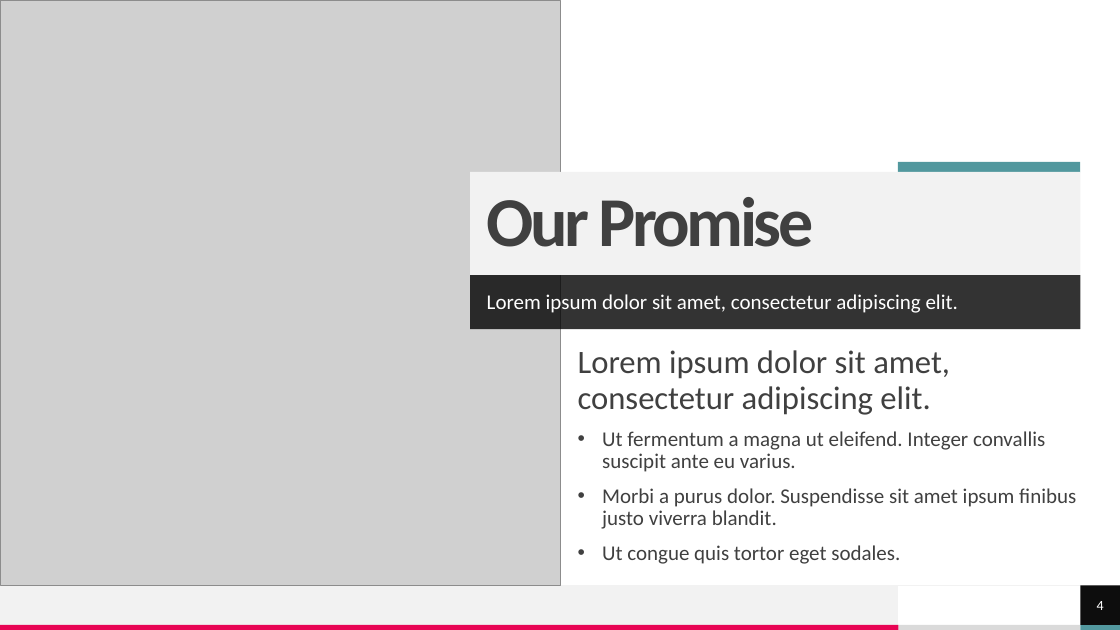
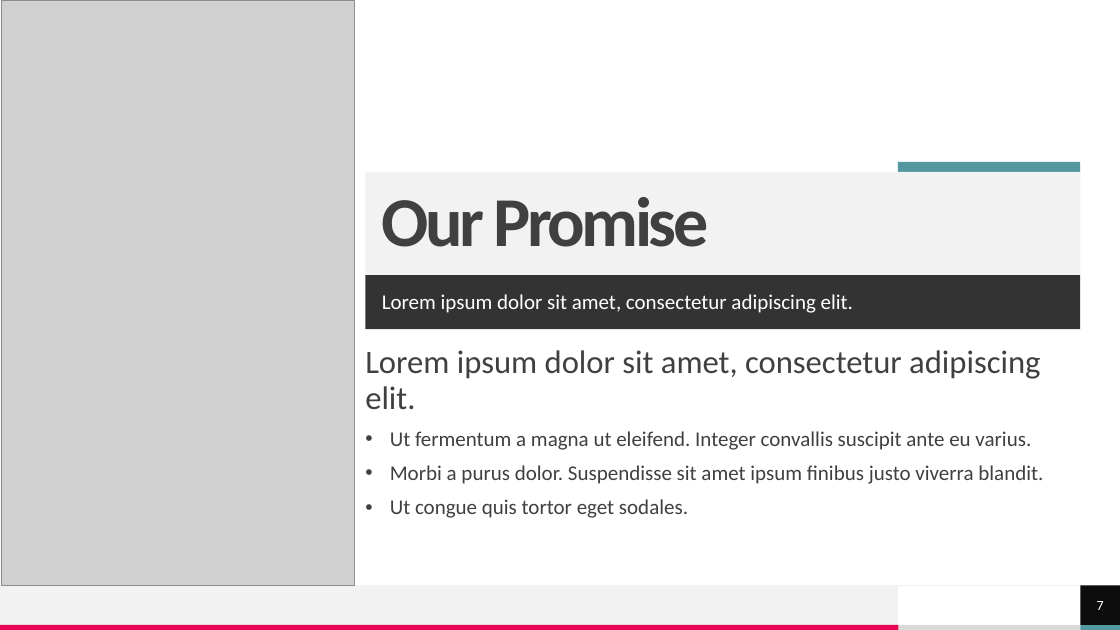
Before and after one commit to shadmehr/EmptyPython, a slide deck: slide 7 of How to build a team.pptx (slide 4 before the commit). Drawn at 1120x630 pixels with LibreOffice and Linux fonts; fonts in the diff are those of the drawing; grey boxes stand for pictures; background and template pictures are left out. Boxes give left, top, right and bottom in pixels: in the first picture for what was removed or moved away, otherwise in the second. Text is boxed around its words. In the diff, an @@ line names an element or a change of style, - is before the commit and + after.

```diff
--- a/How to build a team.pptx
+++ b/How to build a team.pptx
@@ picture: place and size @@
-picture at (0,0,560,586)
+picture at (1,0,354,586)
@@ title "Our Promise": place and size @@
-title "Our Promise" at (471,171,1081,275)
+title "Our Promise" at (365,171,1081,275)
@@ text "Lorem ipsum dolor sit amet, ...": place and size @@
-text "Lorem ipsum dolor sit amet, ..." at (471,275,1081,329)
+text "Lorem ipsum dolor sit amet, ..." at (365,275,1081,329)
@@ text "Lorem ipsum dolor sit amet, ..." rewrapped from (578,350,1076,564) to (365,350,1043,518) @@
@@ page number at (1097,601,1104,610): text changed @@
-4
+7
```
Also in this commit, not shown: 2 other slides changed, 3 slides added.
